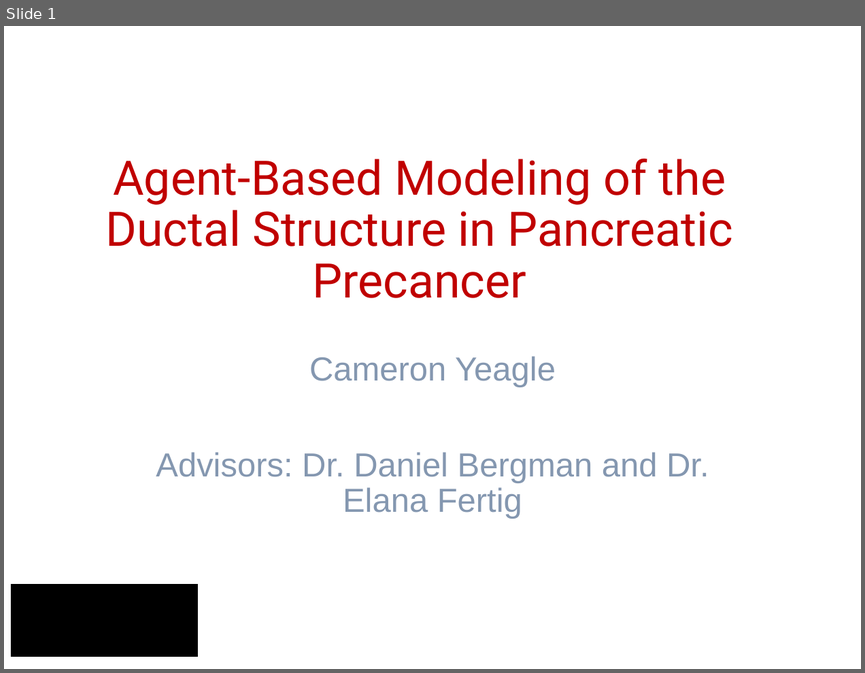
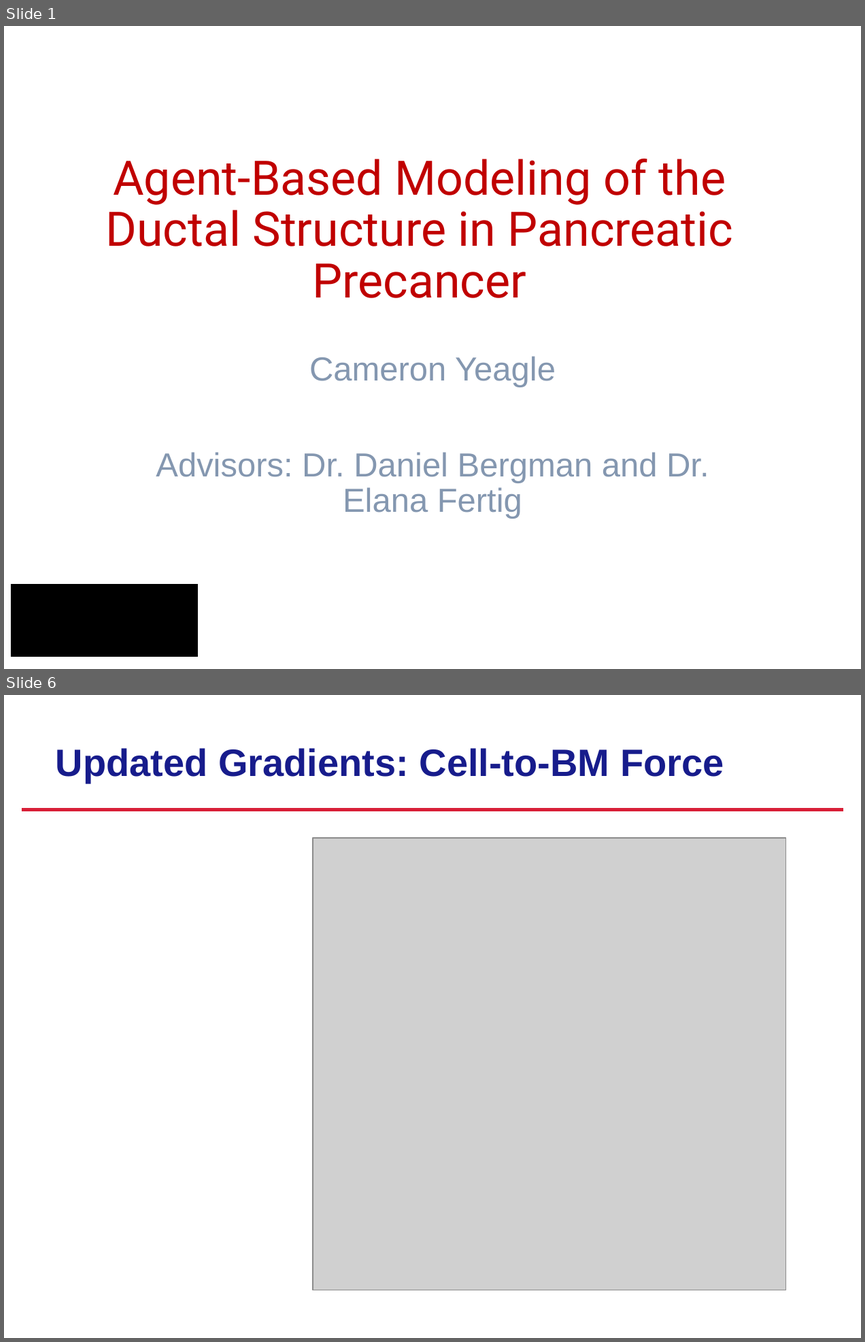
Before and after one commit to yeaglec/Project, a slide deck: Presentation/Project_Update_(8-12).pptx. Shown one above the other, each under a label of ours: slide 1 before the commit, slides 1 and 6 after it; the slides between them are not shown. The pictures are 865x673 and 865x1342 pixels, drawn with LibreOffice and Linux fonts; fonts in the diff are those of the drawing; grey boxes stand for pictures; background and template pictures are left out. Boxes give left, top, right and bottom in pixels: in the first picture for what was removed or moved away, otherwise in the second. Text is boxed around its words. In the diff, an @@ line names an element or a change of style, - is before the commit and + after.

Commit message:
Testing repulsive force for deformations

```diff
--- a/Presentation/Project_Update_(8-12).pptx
+++ b/Presentation/Project_Update_(8-12).pptx
@@ slide 6 added at bbox=[4, 695, 861, 1338], background picture (left out) @@
@@ title added at bbox=[56, 748, 723, 783], 32 pt, text #171C8C, bold @@
+Updated Gradients: Cell-to-BM Force
@@ line added from (22, 810) to (843, 810), #D81F37 3 pt @@
@@ picture added at bbox=[313, 838, 785, 1291] @@
```
Also in this commit, not shown: 6 other slides added, 10 slides removed, 21 other files.
